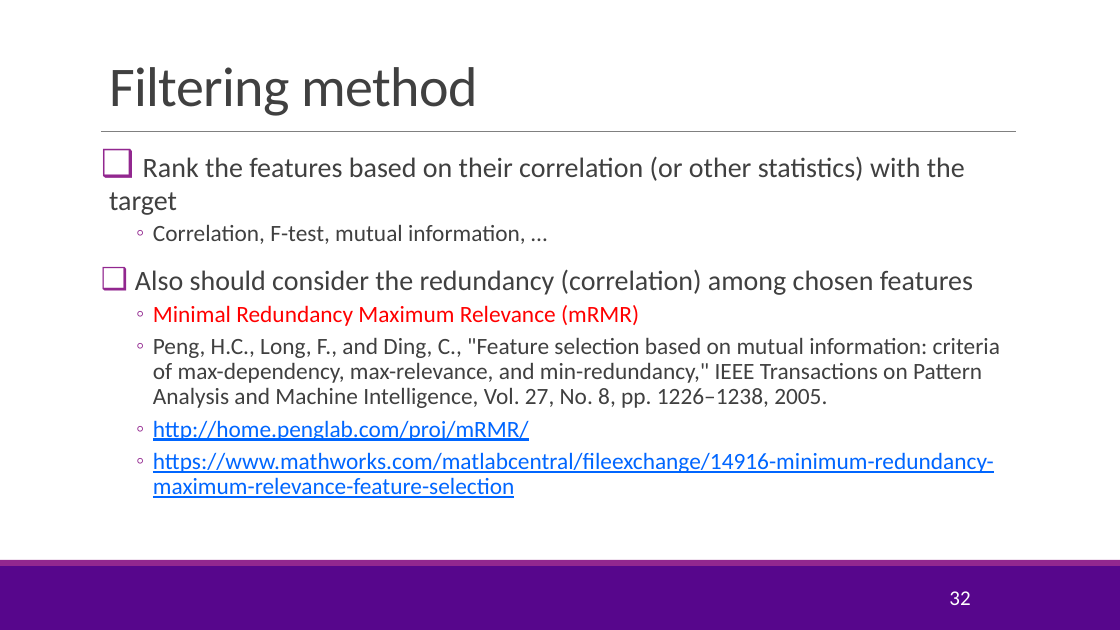
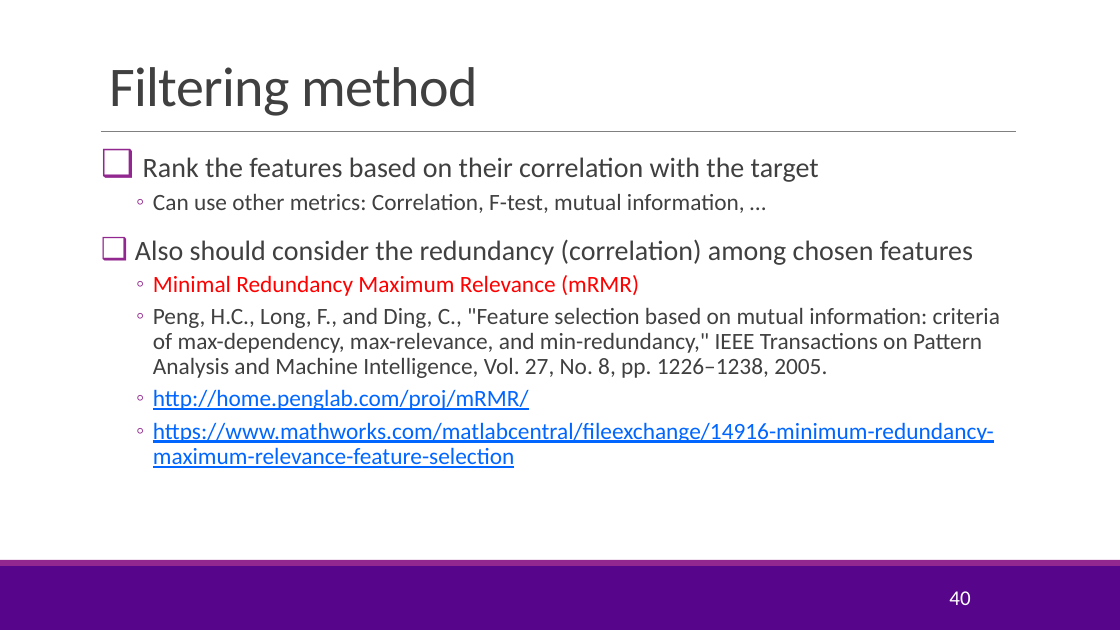
Before and after one commit to sdrangan/introml, a slide deck: slide 40 of lectures/Lect05_Lasso.pptx (slide 32 before the commit). Drawn at 1120x630 pixels with LibreOffice and Linux fonts; fonts in the diff are those of the drawing; background and template pictures are left out. Boxes give left, top, right and bottom in pixels: in the first picture for what was removed or moved away, otherwise in the second. Text is boxed around its words. In the diff, an @@ line names an element or a change of style, - is before the commit and + after.

```diff
--- a/lectures/Lect05_Lasso.pptx
+++ b/lectures/Lect05_Lasso.pptx
@@ text at (143,157,819,213): text changed; size 24 to 20 pt @@
-❑ Rank the features based on their correlation (or other statistics) with the target
-    ◦ Correlation, F-test, mutual information, …
+❑ Rank the features based on their correlation with the target
+    ◦ Can use other metrics: Correlation, F-test, mutual information, …
@@ page number at (949,591,970,605): text changed @@
-32
+40
```
Also in this commit, not shown: 11 other slides changed, 11 slides added, 3 slides removed, 3 other files.
